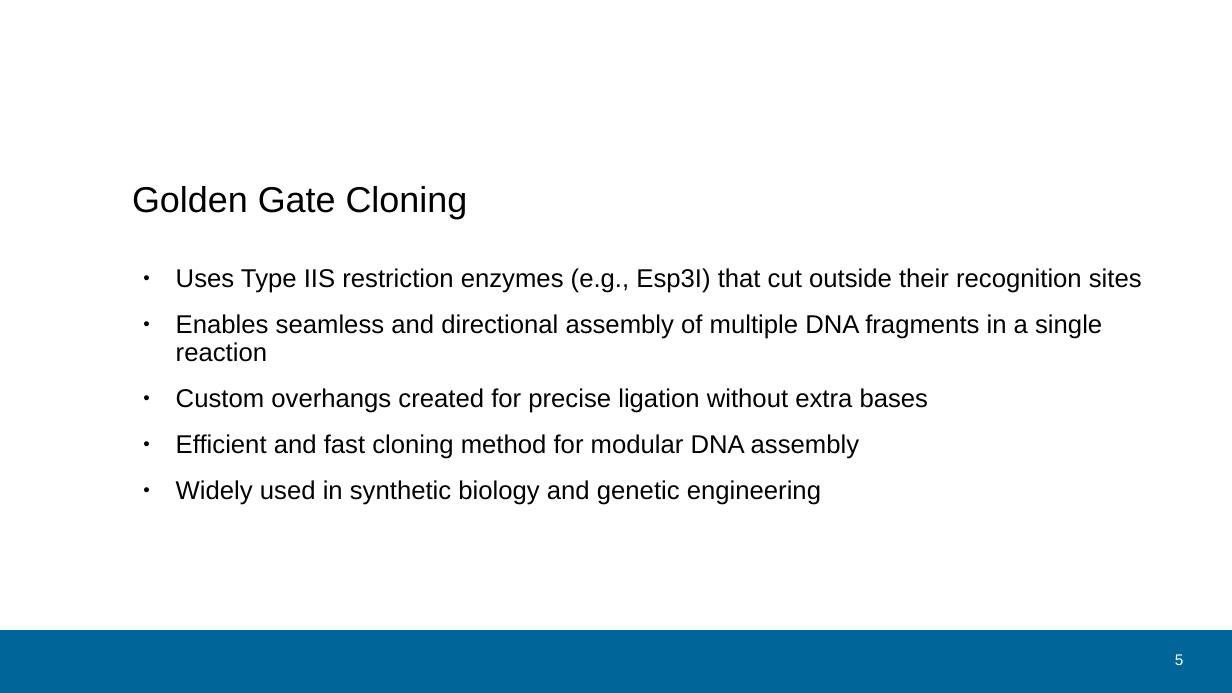
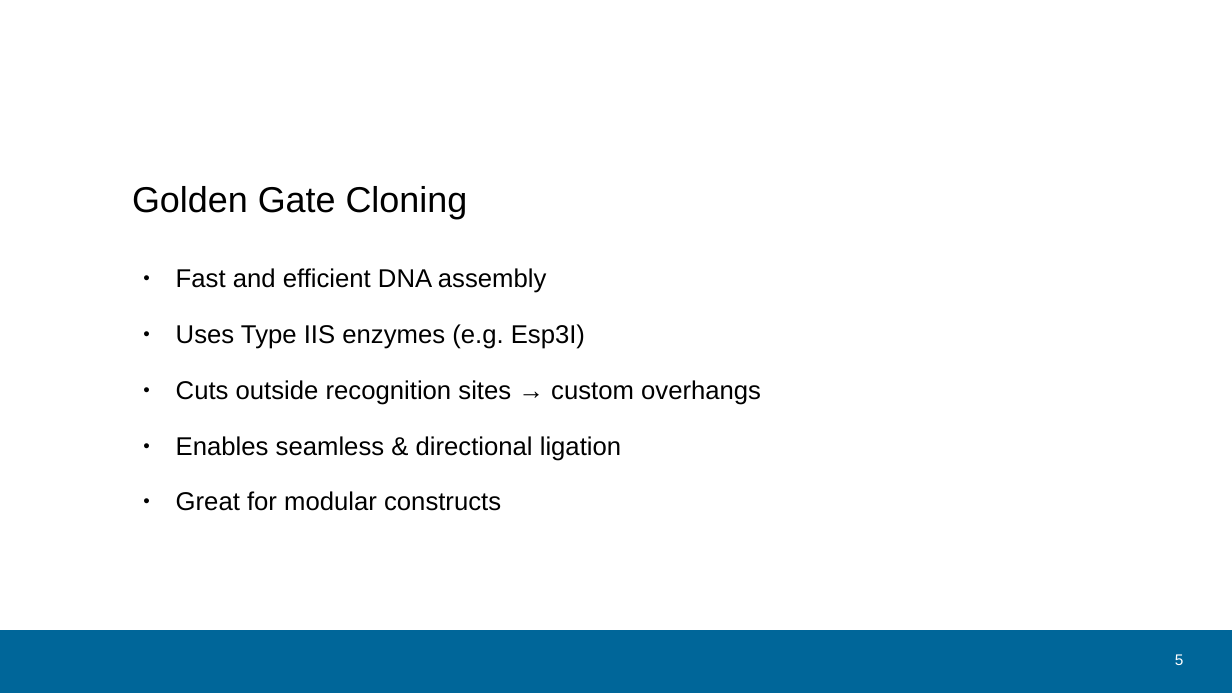
Before and after one commit to sheepfreak221/BSc-Arbeit, a slide deck: slide 5 of präsentation/bsc_version_03_06.pptx. Drawn at 1232x693 pixels with LibreOffice and Linux fonts; fonts in the diff are those of the drawing; background and template pictures are left out. Boxes give left, top, right and bottom in pixels: in the first picture for what was removed or moved away, otherwise in the second. Text is boxed around its words. In the diff, an @@ line names an element or a change of style, - is before the commit and + after.

```diff
--- a/präsentation/bsc_version_03_06.pptx
+++ b/präsentation/bsc_version_03_06.pptx
@@ text at box(176, 268, 761, 511): text changed @@
-● Uses Type IIS restriction enzymes (e.g., Esp3I) that cut outside their recognition sites
-● Enables seamless and directional assembly of multiple DNA fragments in a single reaction
-● Custom overhangs created for precise ligation without extra bases
-● Efficient and fast cloning method for modular DNA assembly
-● Widely used in synthetic biology and genetic engineering
+● Fast and efficient DNA assembly
+● Uses Type IIS enzymes (e.g. Esp3I)
+● Cuts outside recognition sites → custom overhangs
+● Enables seamless & directional ligation
+● Great for modular constructs
```
Also in this commit, not shown: 3 other slides changed, 14 other files.
